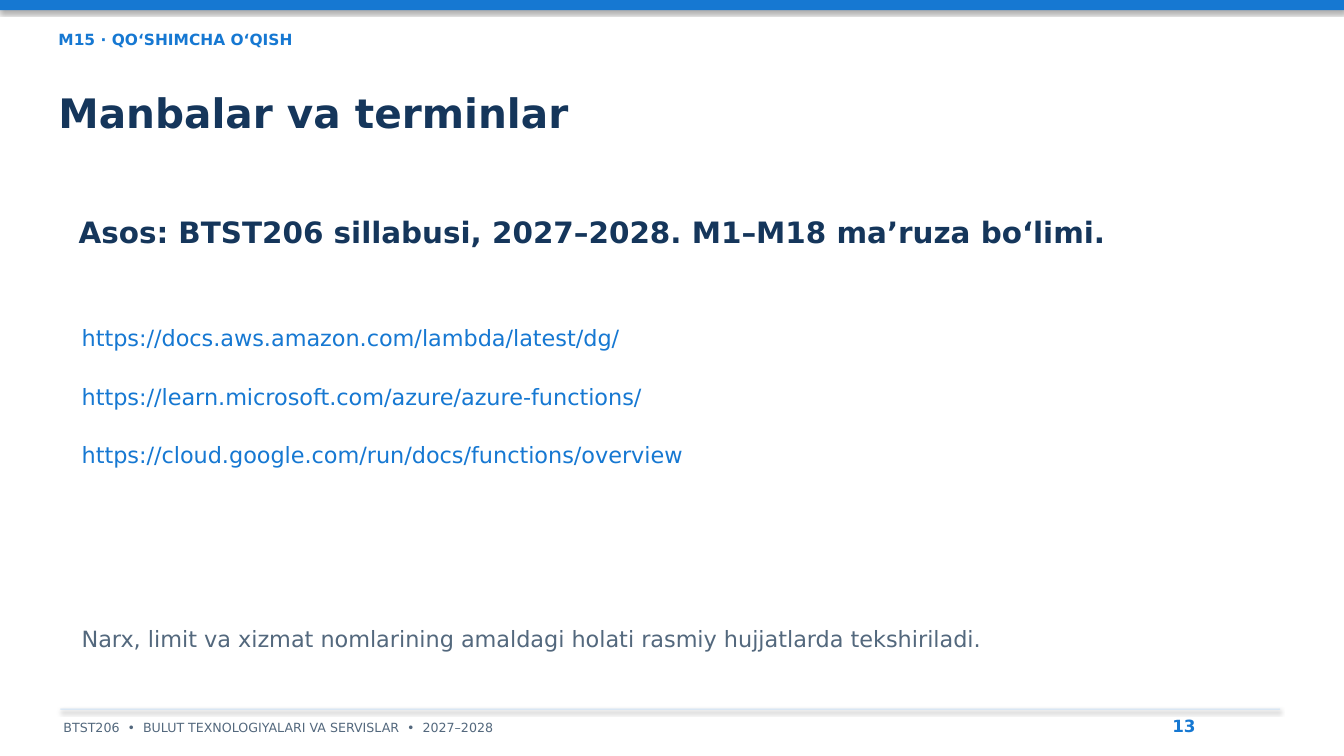
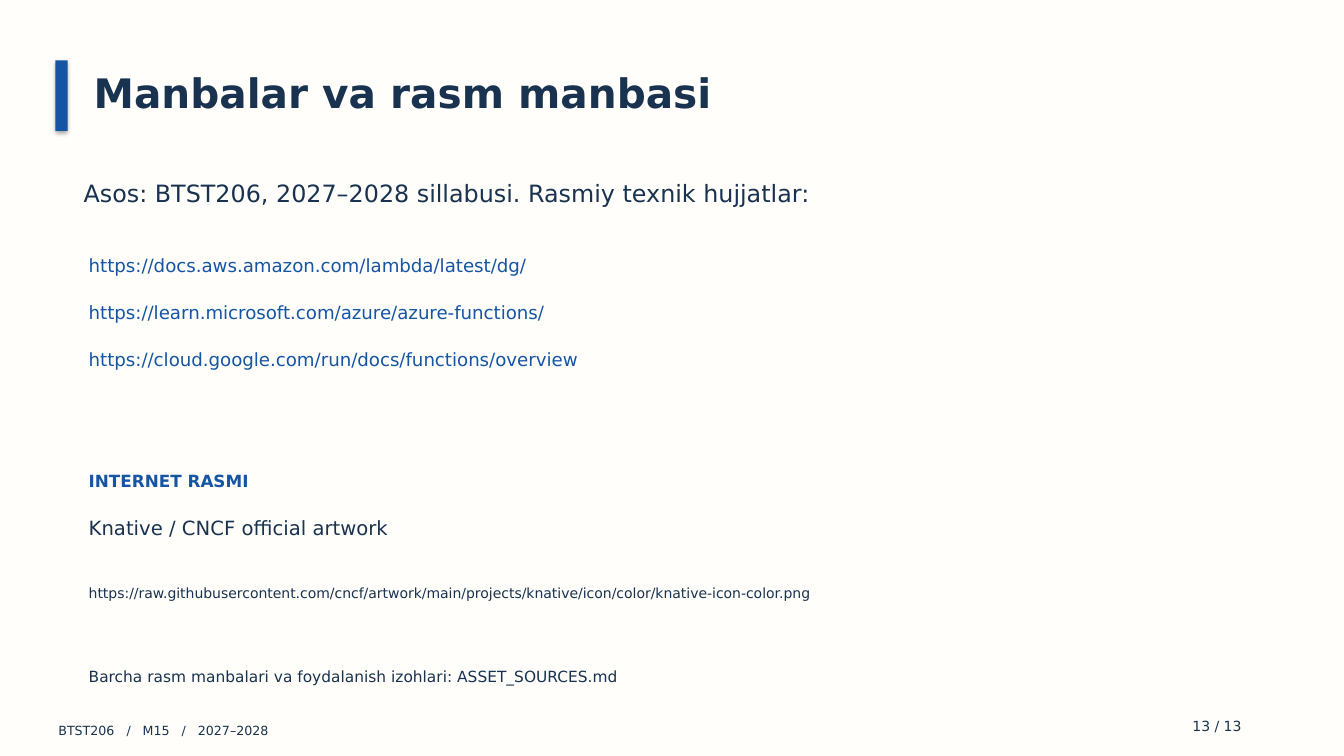
Before and after one commit to all1991here-dot/prezentatsiyalar, a slide deck: slide 13 of PPTX/M15_Prezentatsiya.pptx. Drawn at 1344x756 pixels with LibreOffice and Linux fonts; fonts in the diff are those of the drawing. Boxes give left, top, right and bottom in pixels: in the first picture for what was removed or moved away, otherwise in the second. Text is boxed around its words. In the diff, an @@ line names an element or a change of style, - is before the commit and + after.

Commit message:
Redesign 18 lecture decks with distinct styles and sourced online images

```diff
--- a/PPTX/M15_Prezentatsiya.pptx
+++ b/PPTX/M15_Prezentatsiya.pptx
@@ background #FFFFFF to #FFFEFA @@
@@ rectangle removed at bbox=[0, 0, 1344, 10] @@
@@ text removed at bbox=[58, 33, 293, 48] @@
-M15 · QO‘SHIMCHA O‘QISH
@@ rectangle added at bbox=[55, 60, 68, 131], fill #1555A3 @@
@@ text at bbox=[94, 77, 711, 109]: text changed; text colour #15365B to #18324F @@
-Manbalar va terminlar
+Manbalar va rasm manbasi
@@ text at bbox=[84, 184, 809, 207]: text changed; size 21 to 17 pt; text colour #15365B to #18324F; bold off @@
-Asos: BTST206 sillabusi, 2027–2028. M1–M18 ma’ruza bo‘limi.
+Asos: BTST206, 2027–2028 sillabusi. Rasmiy texnik hujjatlar:
@@ text "https://docs.aws.amazon.com/lambda/latest/dg/": place and size @@
-text "https://docs.aws.amazon.com/lambda/latest/dg/" at bbox=[82, 329, 620, 351]
+text "https://docs.aws.amazon.com/lambda/latest/dg/" at bbox=[89, 258, 526, 276]
@@ text "https://learn.microsoft.com/azure/azure-functions/": place and size @@
-text "https://learn.microsoft.com/azure/azure-functions/" at bbox=[82, 388, 642, 410]
+text "https://learn.microsoft.com/azure/azure-functions/" at bbox=[89, 305, 544, 323]
@@ size 16 to 13 pt, text colour #1678D2 to #1555A3; less space between paragraphs in 3 elements at bbox=[89, 258, 526, 276], bbox=[89, 305, 544, 323], bbox=[89, 352, 578, 370] @@
@@ text "https://cloud.google.com/run/docs/functions/overview": place and size @@
-text "https://cloud.google.com/run/docs/functions/overview" at bbox=[82, 446, 683, 468]
+text "https://cloud.google.com/run/docs/functions/overview" at bbox=[89, 352, 578, 370]
@@ text added at bbox=[89, 474, 249, 488], 12 pt, text #1555A3, bold @@
+INTERNET RASMI
@@ text added at bbox=[89, 520, 388, 536], 14 pt, text #18324F @@
+Knative / CNCF official artwork
@@ text added at bbox=[89, 587, 810, 601], 10 pt, text #18324F @@
+https://raw.githubusercontent.com/cncf/artwork/main/projects/knative/icon/color/knative-icon-color.png
@@ text removed at bbox=[82, 630, 981, 652] @@
-Narx, limit va xizmat nomlarining amaldagi holati rasmiy hujjatlarda tekshiriladi.
@@ text added at bbox=[89, 670, 617, 686], 11 pt, text #18324F @@
+Barcha rasm manbalari va foydalanish izohlari: ASSET_SOURCES.md
@@ rectangle removed at bbox=[60, 709, 1280, 710] @@
@@ text at bbox=[58, 725, 268, 735]: text changed; text colour #53687D to #18324F @@
-BTST206 • BULUT TEXNOLOGIYALARI VA SERVISLAR • 2027–2028
+BTST206 / M15 / 2027–2028
@@ text at bbox=[1192, 720, 1242, 731]: text changed; size 12 to 10 pt; text colour #1678D2 to #18324F; bold off @@
-13
+13 / 13
```
Also in this commit, not shown: 7 other slides changed, 5 slides added, 5 slides removed, 22 other files.
